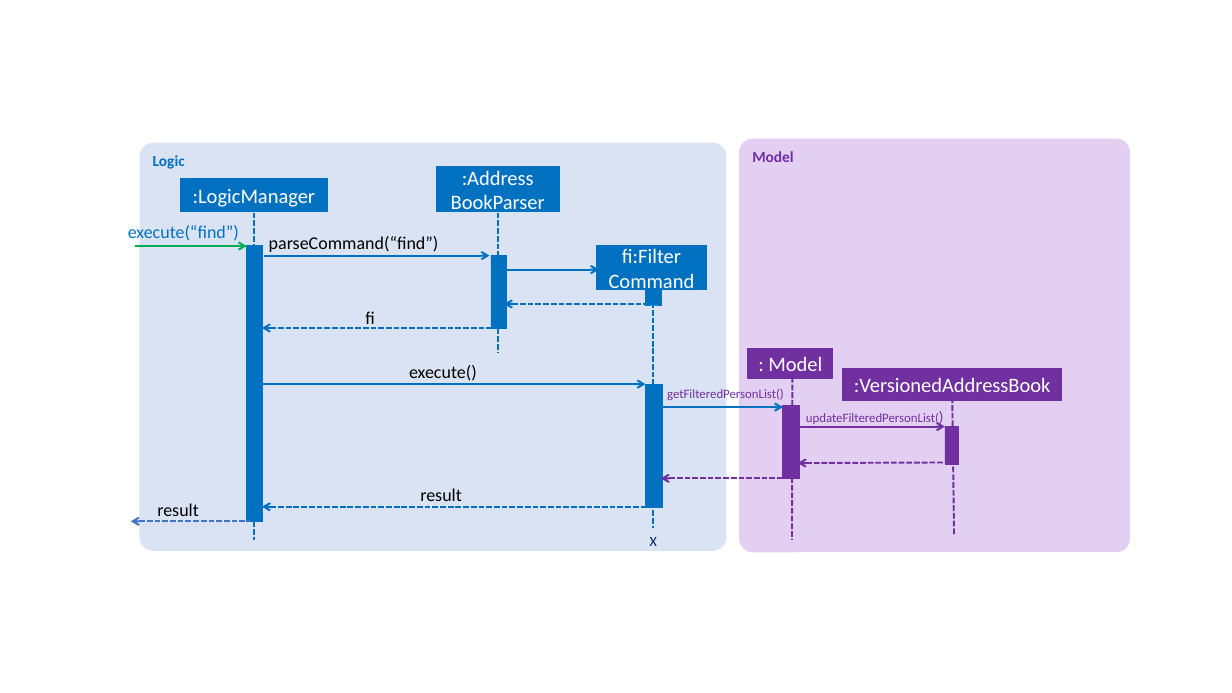
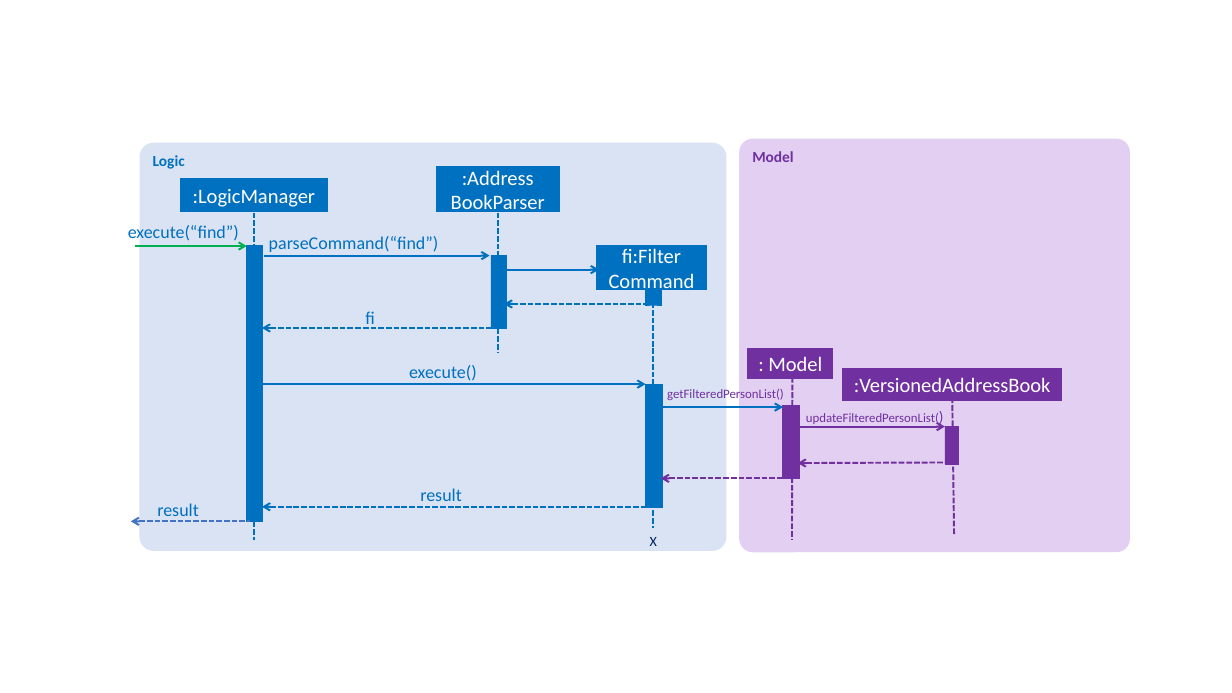
Before and after one commit to wm28/main, a slide deck: slide 1 of docs/diagrams/FindSequenceDiagram.pptx. Drawn at 1232x693 pixels with LibreOffice and Linux fonts; fonts in the diff are those of the drawing. Boxes give left, top, right and bottom in pixels: in the first picture for what was removed or moved away, otherwise in the second. Text is boxed around its words. In the diff, an @@ line names an element or a change of style, - is before the commit and + after.

Commit message:
Modified FindSequenceDiagram

```diff
--- a/docs/diagrams/FindSequenceDiagram.pptx
+++ b/docs/diagrams/FindSequenceDiagram.pptx
@@ text colour #000000 to #0070C0 in 5 elements at [409, 365, 477, 384], [269, 236, 439, 252], [420, 488, 462, 507], [157, 503, 199, 521], [365, 311, 375, 329] @@
```
Also in this commit, not shown: 1 other file.
